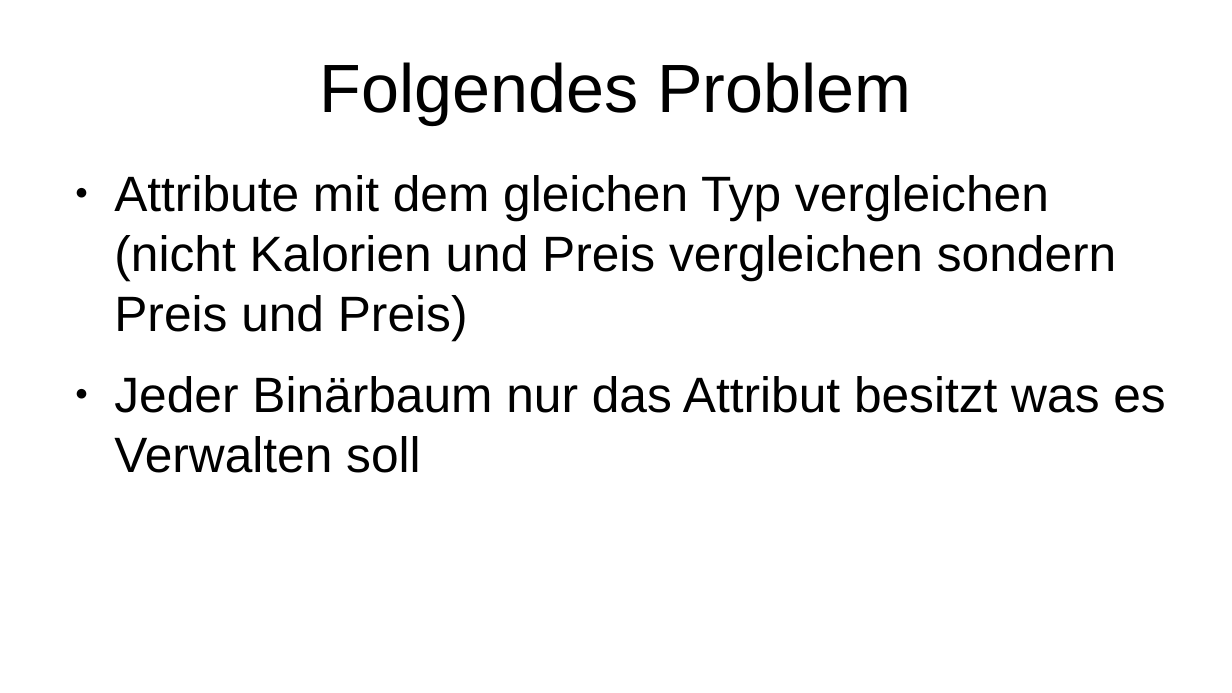
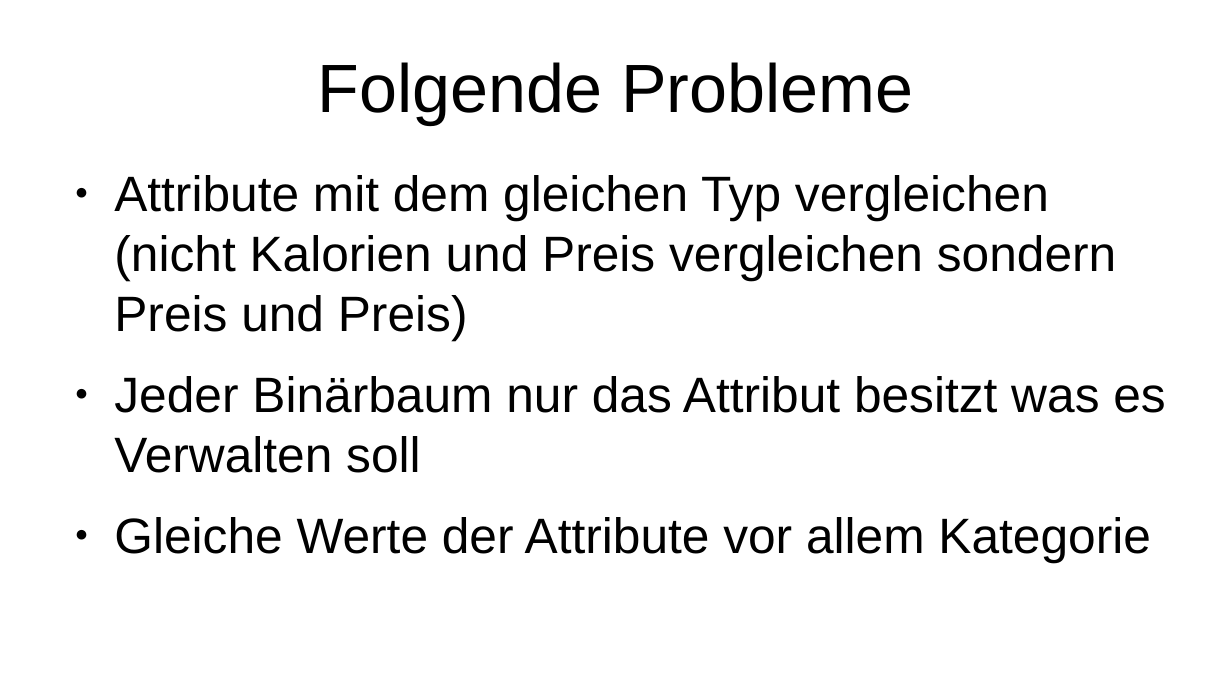
Before and after one commit to gyho-htt/projekt-nichtlineare-datenstrukturen-marc-und-daniel, a slide deck: slide 3 of praesentation/Unbenannt 1.odp. Drawn at 1232x693 pixels with LibreOffice and Linux fonts; fonts in the diff are those of the drawing. Boxes give left, top, right and bottom in pixels: in the first picture for what was removed or moved away, otherwise in the second. Text is boxed around its words. In the diff, an @@ line names an element or a change of style, - is before the commit and + after.

```diff
--- a/praesentation/Unbenannt 1.odp
+++ b/praesentation/Unbenannt 1.odp
@@ title at (x1=318, y1=62, x2=913, y2=125): text changed @@
-Folgendes Problem
+Folgende Probleme
@@ text at (x1=114, y1=517, x2=1151, y2=563): paragraph added @@
+● Gleiche Werte der Attribute vor allem Kategorie
```
Also in this commit, not shown: 1 slide added.
